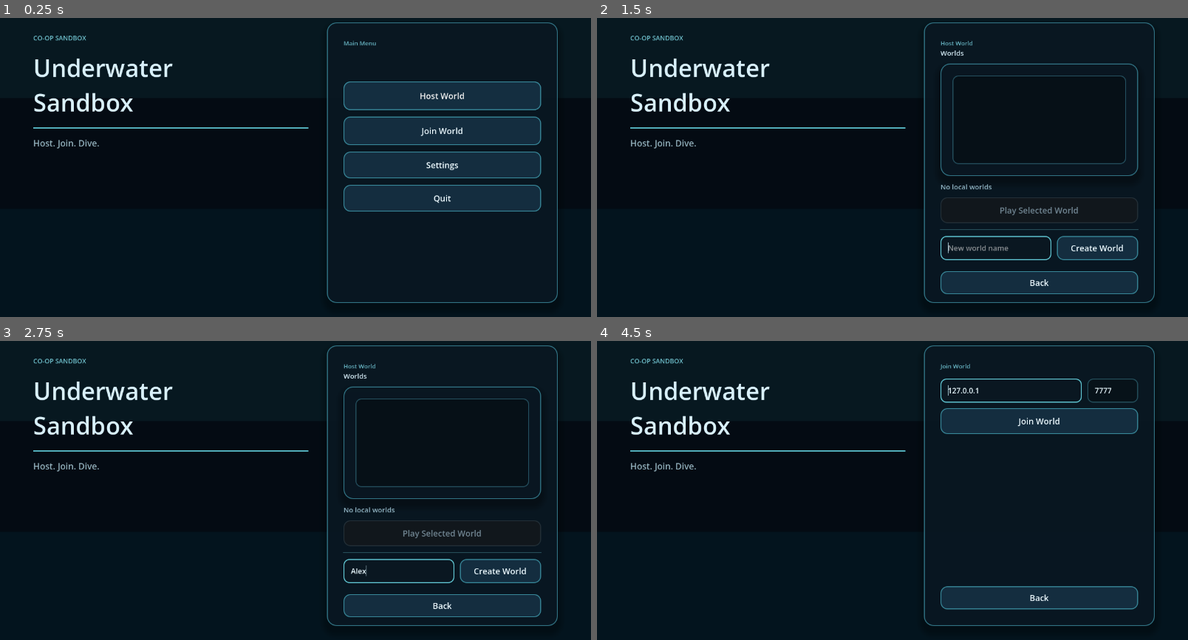
Above: before the commit, frames 1-4 (two rows, left to right).
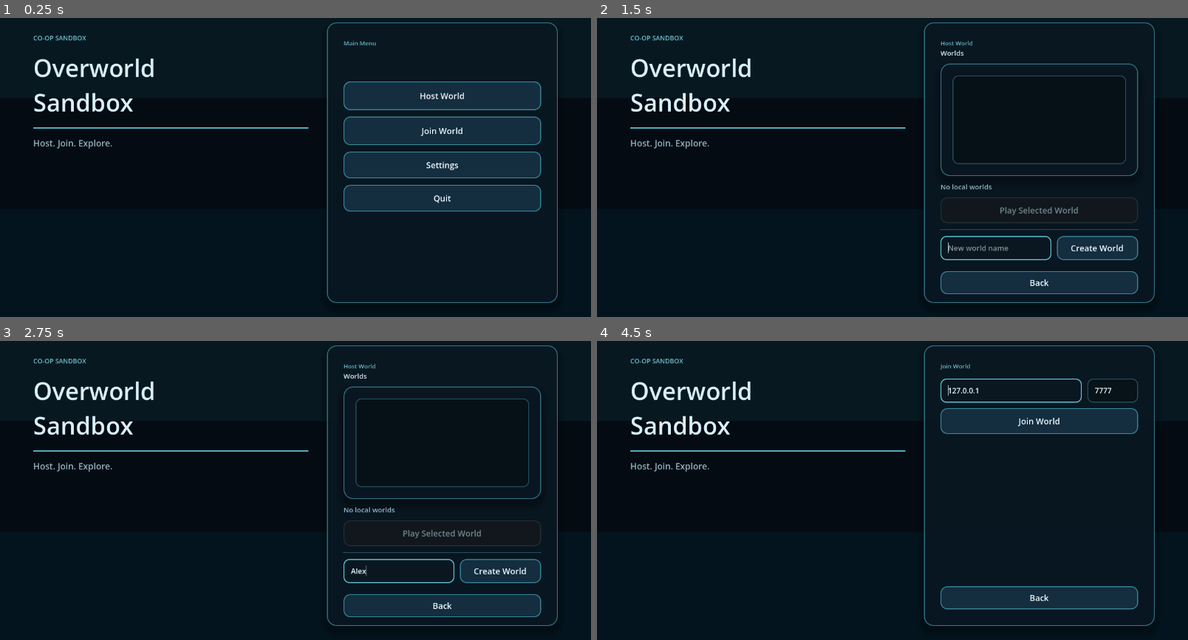
Above: after the commit, the same moments.

Repository: Thox33/Maris
Game: Godot game, scene res://scenes/ui/lobby_ui.tscn
Two runs of this game, one before a commit and one after it. Both use one fixed random seed, a clock stepped at 60 frames per second and the inputs below.
Inputs (mouse positions are in pixels of both pictures, inside the frame that each line leads up to):
- Up to frame 1 (0.25 s): no input
- Up to frame 2 (1.5 s): move the mouse to (1022, 146) at 0.52 s; press the mouse at (1022, 146) at 0.53 s; hold D (move_right) 0.53-1.25 s; release the mouse at (1022, 146) at 1.25 s; click "Host World" at 1.25 s
- Up to frame 3 (2.75 s): click (401, 571) at 2.02 s; type "Alex" at 2.1 s
- Up to frame 4 (4.5 s): click "Create World" at 2.75 s; click "Back" at 3.5 s; click "Join World" at 4.25 s

The runs differ from the first frame. In frame 1, 0.7% of the frame differs, in the area x 5-30%, y 13-44%; in frame 2, 0.7%; in frame 3, 0.7%; in frame 4, 0.7%.

Commit message:
refactor: align overworld generation and docs

Diff:
--- a/project.godot
+++ b/project.godot
@@ -10,8 +10,8 @@
 
 [application]
 
-config/name="Underwater Sandbox"
-config/description="2D Multiplayer Coop Underwater Sandbox Game"
+config/name="Overworld Sandbox"
+config/description="2D Multiplayer Coop Top-Down Sandbox Game"
 run/main_scene="res://scenes/ui/lobby_ui.tscn"
 config/features=PackedStringArray("4.6", "GL Compatibility")
 config/icon="res://icon.svg"
--- a/scenes/player/player.gd
+++ b/scenes/player/player.gd
@@ -177,8 +177,8 @@
 		_state_buffer.remove_at(0)
 
 
-## Returns the swim speed factor for the tile at the player's center position.
-## 1.0 = open water (full speed), < 1.0 = slowed (e.g. coral).
+## Returns the movement speed factor for the top tile at the player's center position.
+## 1.0 = empty cell, < 1.0 = slowed by non-solid decor (e.g. coral).
 func _get_tile_speed_factor() -> float:
 	if _chunk_manager == null:
 		return 1.0
--- a/scenes/ui/lobby_ui.tscn
+++ b/scenes/ui/lobby_ui.tscn
@@ -78,7 +78,7 @@
 custom_minimum_size = Vector2(0, 120)
 layout_mode = 2
 theme_override_font_sizes/font_size = 52
-text = "Underwater\nSandbox"
+text = "Overworld\nSandbox"
 vertical_alignment = 1
 
 [node name="HeroRule" type="ColorRect" parent="SafeArea/Layout/HeroColumn/HeroContent"]
@@ -91,7 +91,7 @@
 layout_mode = 2
 theme_override_colors/font_color = Color(0.70, 0.83, 0.88, 0.82)
 theme_override_font_sizes/font_size = 19
-text = "Host. Join. Dive."
+text = "Host. Join. Explore."
 autowrap_mode = 3
 
 [node name="HeroSpacer" type="Control" parent="SafeArea/Layout/HeroColumn/HeroContent"]
--- a/scenes/world/world_generator.gd
+++ b/scenes/world/world_generator.gd
@@ -160,8 +160,9 @@
 			var world_x: int = origin_x + local_x
 			var world_y: int = origin_y + local_y
 			var idx: int = local_y * GameConstants.CHUNK_SIZE + local_x
-			chunk.ground_base_tiles[idx] = _get_ground_tile_for_position(world_x, world_y)
-			chunk.top_base_tiles[idx] = _get_top_tile_for_position(world_x, world_y)
+			var ground_id := _get_ground_tile_for_position(world_x, world_y)
+			chunk.ground_base_tiles[idx] = ground_id
+			chunk.top_base_tiles[idx] = _get_top_tile_for_position(world_x, world_y, ground_id)
 
 	return chunk
 
@@ -250,9 +251,14 @@
 
 
 ## Returns the top tile ID for a world-space tile position.
+## Top tiles only spawn on solid ground.
 ## Solid blocks (stone, sand) form the natural terrain obstacles.
 ## Vegetation spawns in sparse open areas.
-func _get_top_tile_for_position(x: int, y: int) -> int:
+func _get_top_tile_for_position(x: int, y: int, ground_id: int) -> int:
+	var ground_props := GroundTileProperties.get_properties(ground_id)
+	if ground_props == null or not ground_props.is_solid:
+		return TileProperties.EMPTY
+
 	var n: float = noise.get_noise_2d(float(x), float(y))
 	var depth_ratio: float = float(y) / float(GameConstants.WORLD_SCALE)
 	var density: float = n + (depth_ratio * 1.5 - 0.5)
--- a/scripts/autoload/game_constants.gd
+++ b/scripts/autoload/game_constants.gd
@@ -19,8 +19,8 @@
 ## Depth scaling factor for terrain density calculation.
 const WORLD_SCALE: int = 256
 
-# --- Player / Swimming ---
-## Maximum swim speed in pixels per second.
+# --- Player / Movement ---
+## Maximum movement speed in pixels per second.
 const MOVE_SPEED: float = 120.0
 ## How quickly the player accelerates when pressing a direction.
 const MOVE_ACCELERATION: float = 400.0
--- a/scripts/items/item_entity.gd
+++ b/scripts/items/item_entity.gd
@@ -1,6 +1,6 @@
 extends CharacterBody2D
 ## A dropped item floating in the world. Has physics (collides with terrain),
-## gentle underwater drift, pickup via Area2D overlap, and a despawn timer.
+## gentle ambient drift, pickup via Area2D overlap, and a despawn timer.
 ## Host-authoritative: only the server runs physics and pickup logic.
 
 const ITEM_ICON_VISUALS := preload("res://scripts/items/item_icon_visuals.gd")
@@ -98,11 +98,11 @@
 				replicated_position = position
 				return
 
-	# Gentle underwater floating: sinusoidal vertical bob.
+	# Gentle ambient floating: sinusoidal vertical bob.
 	_float_phase += delta * 2.0
 	var float_offset := sin(_float_phase) * GameConstants.ITEM_FLOAT_SPEED
 
-	# Drift decays over time (water friction).
+	# Drift decays over time so dropped items settle naturally.
 	_drift_velocity = _drift_velocity.move_toward(Vector2.ZERO, 20.0 * delta)
 
 	velocity = _drift_velocity + Vector2(0.0, float_offset)
--- a/scripts/world/tile_properties.gd
+++ b/scripts/world/tile_properties.gd
@@ -4,7 +4,7 @@
 ## Integer IDs are stable and permanent - never reuse a removed ID.
 ## String names are the canonical keys used in save files and code.
 
-## Sentinel for empty / open-water cells.
+## Sentinel for an empty top-layer cell.
 const EMPTY: int = -1
 const INVALID_ATLAS_COORD := Vector2i(-1, -1)
 
@@ -129,7 +129,7 @@
 	cap_offset_px = maxi(p_cap_offset_px, 0)
 
 
-## Returns properties for a tile ID, or null for empty / water tiles.
+## Returns properties for a tile ID, or null for empty top-layer cells.
 static func get_properties(tile_id: int) -> TileProperties:
 	return registry.get(tile_id)
 
Not shown, changed: CLAUDE.md
Not shown, changed: docs/architecture/actor_model.md
Not shown, changed: docs/architecture/overview.md
Not shown, changed: docs/plans/animation_and_character_plan.md
Not shown, changed: docs/systems/base_character_art_direction.md
Not shown, changed: docs/systems/character_pipeline.md
